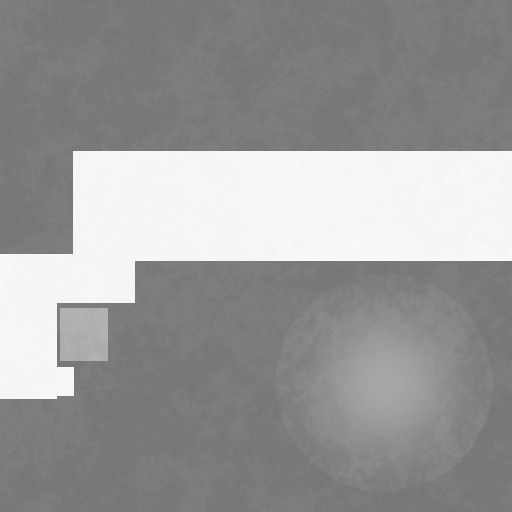
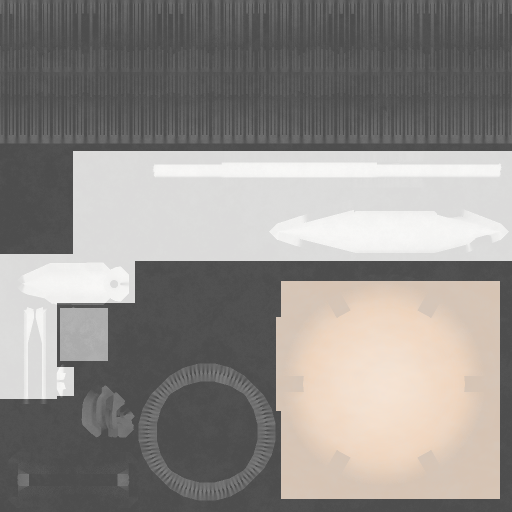
Layered file, before and after one edit (512px x 512px). Changes by layer:
painted on "Widoczny" over [0, 0, 512, 512]
